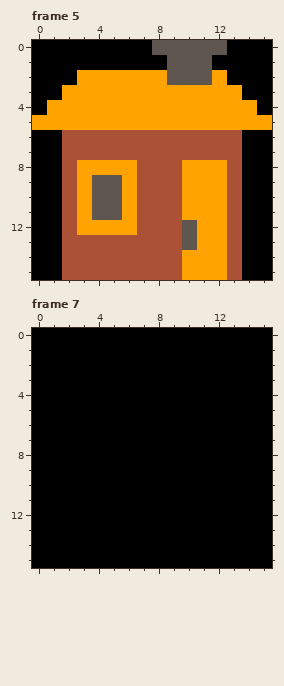
File history of a pixel-art file, ld53.ase. The picture above was drawn from the file before the commit.
16x16 pixels, 65 frames. Shown: frame 5, frame 7.
After the commit:
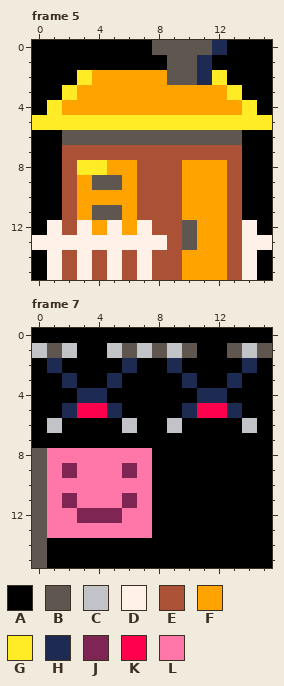
Palette (. is transparent): A #000000  B #5f574f  C #c2c3c7  D #fff1e8  E #ab5236  F #ffa300  G #ffec27  H #1d2b53  J #7e2553  K #ff004d  L #ff77a8
Difference:
--- frame 5, layer "Layer 1"
@@ x 0..15 @@
- 0 AAAAAAAABBBBBAAA
- 1 AAAAAAAAABBBAAAA
- 2 AAAFFFFFFBBBFAAA
- 3 AAFFFFFFFFFFFFAA
- 4 AFFFFFFFFFFFFFFA
- 5 FFFFFFFFFFFFFFFF
- 6 AAEEEEEEEEEEEEAA
+ 0 AAAAAAAABBBBHAAA
+ 1 AAAAAAAAABBHAAAA
+ 2 AAAGFFFFFBBHGAAA
+ 3 AAGFFFFFFFFFFGAA
+ 4 AGFFFFFFFFFFFFGA
+ 5 GGGGGGGGGGGGGGGG
+ 6 AABBBBBBBBBBBBAA
  7 AAEEEEEEEEEEEEAA
- 8 AAEFFFFEEEFFFEAA
+ 8 AAEGGFFEEEFFFEAA
  9 AAEFBBFEEEFFFEAA
-10 AAEFBBFEEEFFFEAA
+10 AAEFFFFEEEFFFEAA
 11 AAEFBBFEEEFFFEAA
-12 AAEFFFFEEEBFFEAA
-13 AAEEEEEEEEBFFEAA
-14 AAEEEEEEEEFFFEAA
-15 AAEEEEEEEEFFFEAA
+12 ADEDFDFDEEBFFEDA
+13 DDDDDDDDDEBFFEDD
+14 ADEDEDEDEEFFFEDA
+15 ADEDEDEDEEFFFEDA
--- frame 7, layer "Layer 1"
@@ x 0..15 @@
  0 AAAAAAAAAAAAAAAA
- 1 AAAAAAAAAAAAAAAA
- 2 AAAAAAAAAAAAAAAA
- 3 AAAAAAAAAAAAAAAA
- 4 AAAAAAAAAAAAAAAA
- 5 AAAAAAAAAAAAAAAA
- 6 AAAAAAAAAAAAAAAA
+ 1 CBCAACBCBCBAABCB
+ 2 AHAAAAHAAHAAAAHA
+ 3 AAHAAHAAAAHAAHAA
+ 4 AAAHHAAAAAAHHAAA
+ 5 AAHKKHAAAAHKKHAA
+ 6 ACAAAACAACAAAACA
  7 AAAAAAAAAAAAAAAA
- 8 AAAAAAAAAAAAAAAA
- 9 AAAAAAAAAAAAAAAA
-10 AAAAAAAAAAAAAAAA
-11 AAAAAAAAAAAAAAAA
-12 AAAAAAAAAAAAAAAA
-13 AAAAAAAAAAAAAAAA
-14 AAAAAAAAAAAAAAAA
-15 AAAAAAAAAAAAAAAA
+ 8 BLLLLLLLAAAAAAAA
+ 9 BLJLLLJLAAAAAAAA
+10 BLLLLLLLAAAAAAAA
+11 BLJLLLJLAAAAAAAA
+12 BLLJJJLLAAAAAAAA
+13 BLLLLLLLAAAAAAAA
+14 BAAAAAAAAAAAAAAA
+15 BAAAAAAAAAAAAAAA
Boxes around the changes in both pictures, in picture pixels (x1, y1, x2, y2):
changed: (32, 40, 272, 280)
changed: (32, 343, 272, 568)
